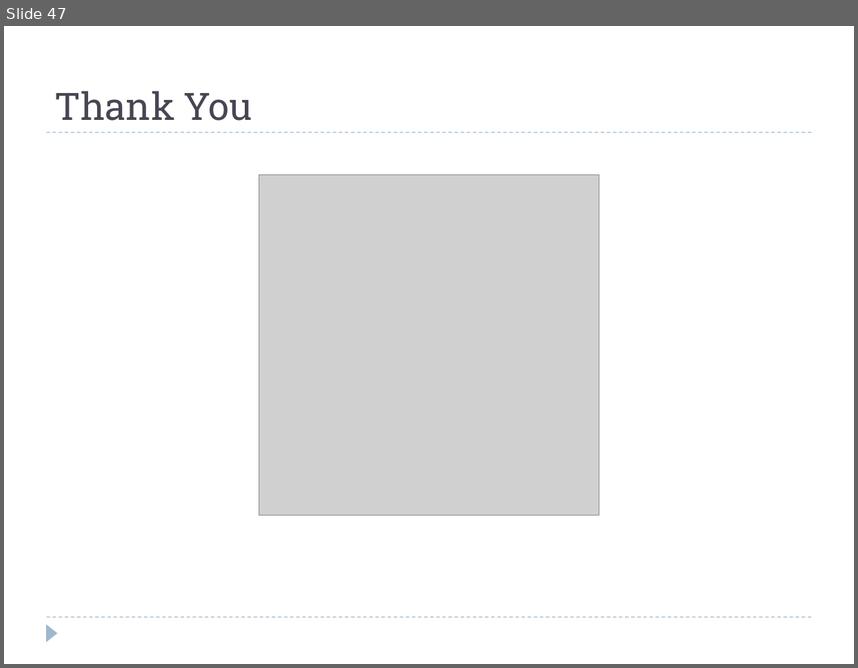
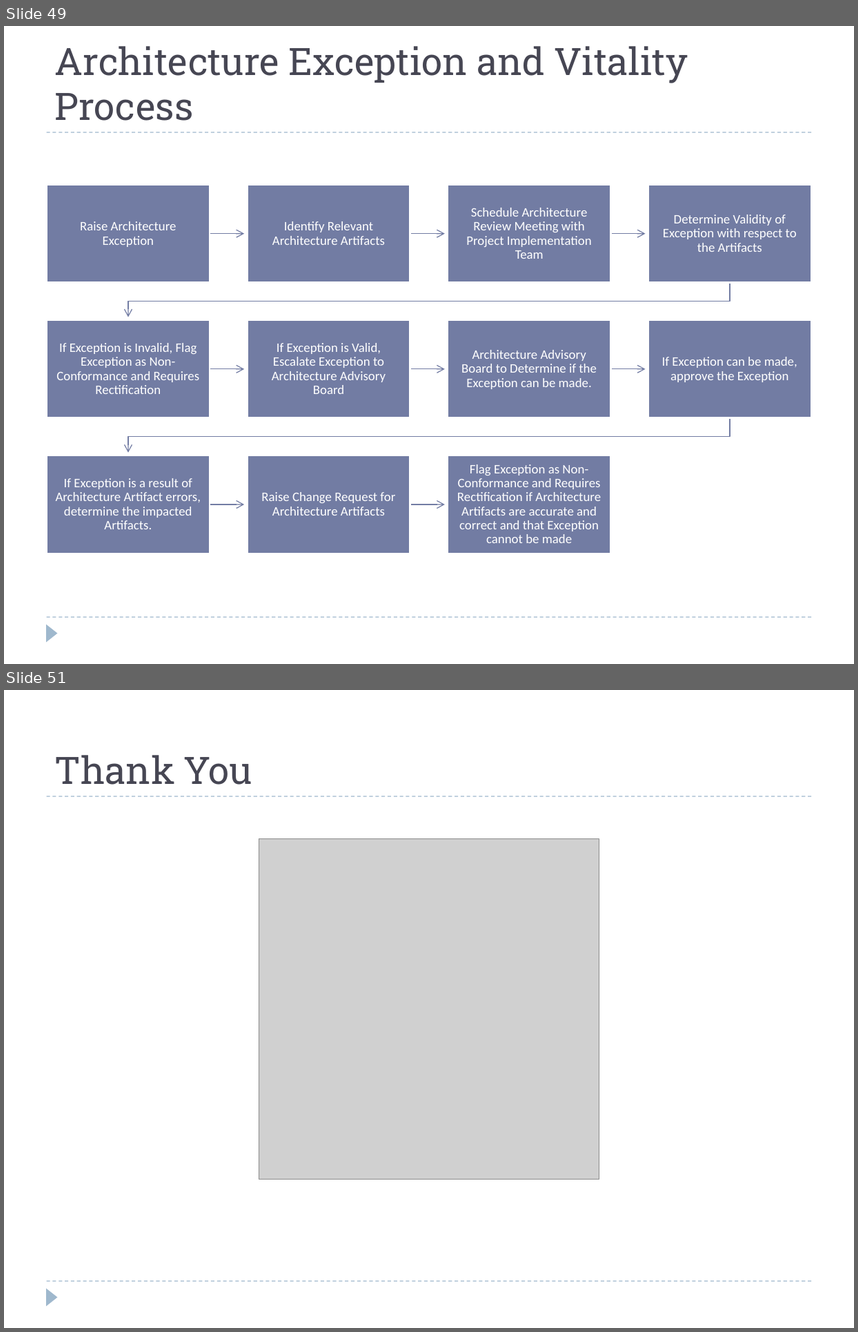
Before and after one commit to windieccf/t1-shipping, a slide deck: Enterprise Architech Presentation.pptx. Shown one above the other, each under a label of ours: slide 47 before the commit, slides 49 and 51 after it; the slides between them are not shown. The pictures are 858x668 and 858x1332 pixels, drawn with LibreOffice and Linux fonts; fonts in the diff are those of the drawing; grey boxes stand for pictures. Boxes give left, top, right and bottom in pixels: in the first picture for what was removed or moved away, otherwise in the second. Text is boxed around its words. In the diff, an @@ line names an element or a change of style, - is before the commit and + after.

```diff
--- a/Enterprise Architech Presentation.pptx
+++ b/Enterprise Architech Presentation.pptx
@@ slide 49 added at (4,26,854,664), background #FFFFFF; not listed: 3 template elements that a slide beside it also shows @@
@@ title added at (55,46,688,121), 32 pt, text #464653 @@
+Architecture Exception and Vitality Process
@@ group added at (47,185,811,553): 11 rectangles, 11 texts, 10 freeform shapes @@
+Raise Architecture Exception
+Identify Relevant Architecture Artifacts
+Schedule Architecture Review Meeting with Project Implementation Team
+Determine Validity of Exception with respect to the Artifacts
+If Exception is Invalid, Flag Exception as Non-Conformance and Requires Rectification
+If Exception is Valid, Escalate Exception to Architecture Advisory Board
+Architecture Advisory Board to Determine if the Exception can be made.
+If Exception can be made, approve the Exception
+If Exception is a result of Architecture Artifact errors, determine the impacted Artifacts.
+Raise Change Request for Architecture Artifacts
+Flag Exception as Non-Conformance and Requires Rectification if Architecture Artifacts are accurate and correct and that Exception cannot be made
@@ what was slide 47 is now slide 51 @@
```
Also in this commit, not shown: 5 slides changed, 3 other slides added.
